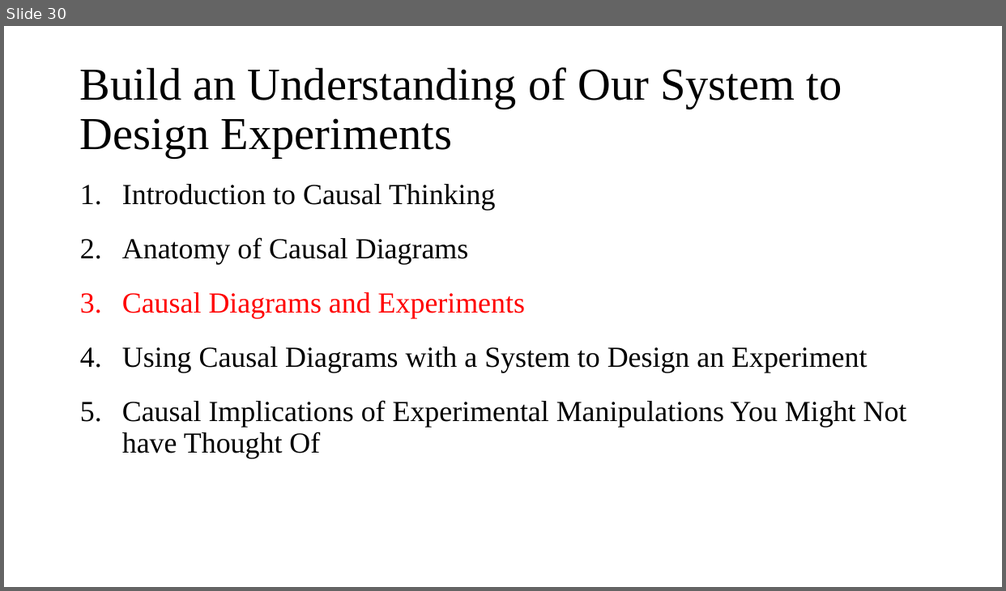
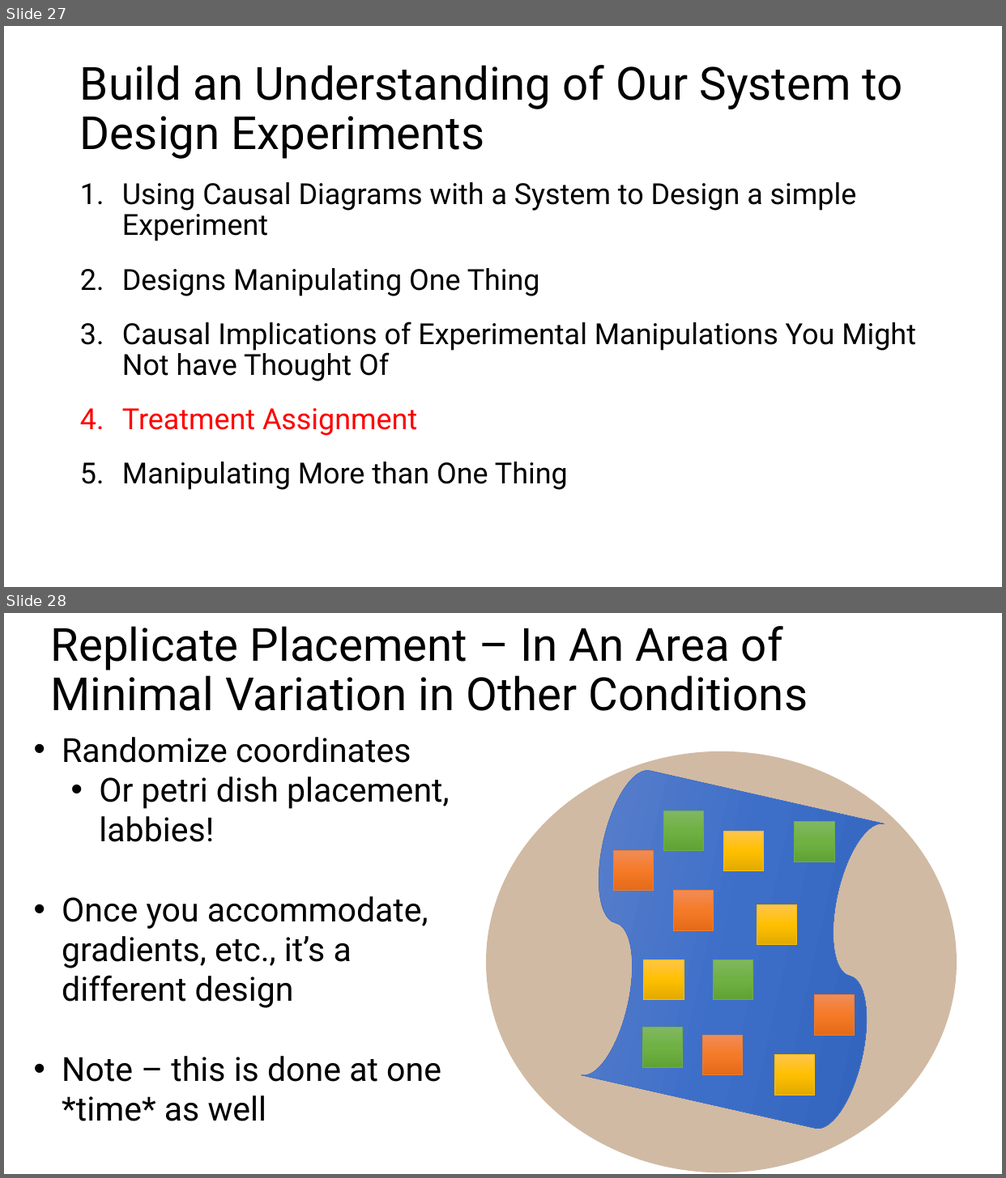
Before and after one commit to biol607/biol607.github.io, a slide deck: lectures/causality_experiments.pptx. Shown one above the other, each under a label of ours: slide 30 before the commit, slides 27 and 28 after it. The pictures are 1006x591 and 1006x1178 pixels, drawn with LibreOffice and Linux fonts; fonts in the diff are those of the drawing. Boxes give left, top, right and bottom in pixels: in the first picture for what was removed or moved away, otherwise in the second. Text is boxed around its words. In the diff, an @@ line names an element or a change of style, - is before the commit and + after.

Commit message:
Updating expt design lecture

```diff
--- a/lectures/causality_experiments.pptx
+++ b/lectures/causality_experiments.pptx
@@ slide 28 added at box(4, 613, 1002, 1174), background #FFFFFF @@
@@ title added at box(50, 626, 808, 711), 44 pt, text #000000 @@
+Replicate Placement – In An Area of Minimal Variation in Other Conditions
@@ text added at box(62, 737, 450, 1122), 32 pt, text #000000 @@
+• Randomize coordinates
+  • Or petri dish placement, labbies!
+• Once you accommodate, gradients, etc., it’s a different design
+• Note – this is done at one *time* as well
@@ group added at box(486, 752, 957, 1173): 12 rectangles, 1 ellipse, 1 flow chart punched tape @@
@@ what was slide 30 is now slide 27 @@
@@ slide 27 changed as well @@
@@ title "Build an Understanding of Our ..." at box(80, 65, 903, 159): font Times New Roman to Roboto @@
@@ text at box(122, 182, 857, 297): text changed; font Times New Roman to Roboto @@
-1. Introduction to Causal Thinking
-2. Anatomy of Causal Diagrams
-3. Causal Diagrams and Experiments
-4. Using Causal Diagrams with a System to Design an Experiment
+1. Using Causal Diagrams with a System to Design a simple Experiment
+2. Designs Manipulating One Thing
@@ text at box(122, 322, 916, 382): font Times New Roman to Roboto in "Causal Implications of Experimental Manipulations You Might ..." @@
@@ text at box(122, 408, 568, 490): paragraphs added @@
+4. Treatment Assignment
+5. Manipulating More than One Thing
```
Also in this commit, not shown: 21 other slides changed, 24 other slides added, 30 slides removed.
